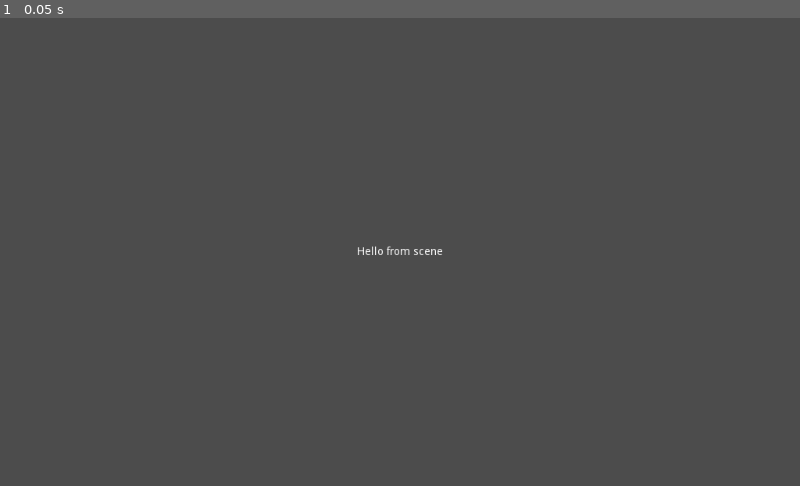
Above: before the commit, frame 1.
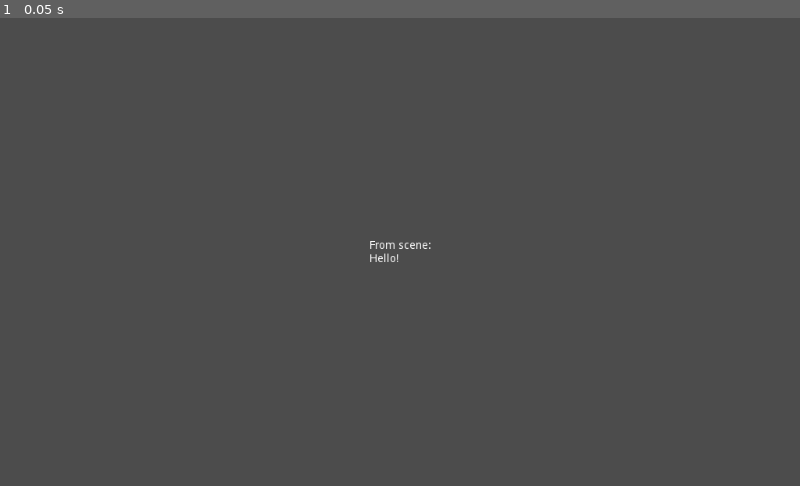
Above: after the commit, the same moment.

Repository: remram44/pybabel-godot
Game: Godot game, scene res://World.tscn
Same seed, same stepped clock (60 frames per second), same inputs: the game is played once before the commit and once after it. The project has no main scene, so this scene is started directly.
Inputs:
- Up to frame 1 (0.05 s): no input

The runs differ from the first frame. In frame 1, 0.2% of the frame differs, in the area x 44-56%, y 47-53%.

Commit message:
Handle multi-line strings

Diff:
--- a/testproject/World.tscn
+++ b/testproject/World.tscn
@@ -13,7 +13,8 @@
 anchor_bottom = 0.5
 grow_horizontal = 2
 grow_vertical = 2
-text = "Hello from scene"
+text = "From scene:
+Hello!"
 __meta__ = {
 "_edit_use_anchors_": false
 }
Not shown, changed: testproject/translations.pot
Not shown, changed: babel_godot.py
